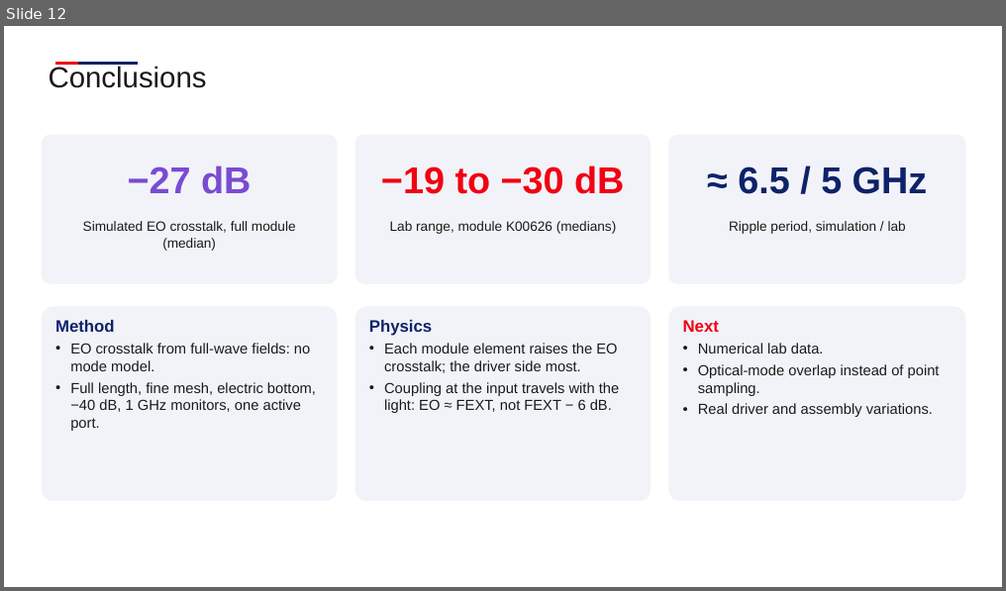
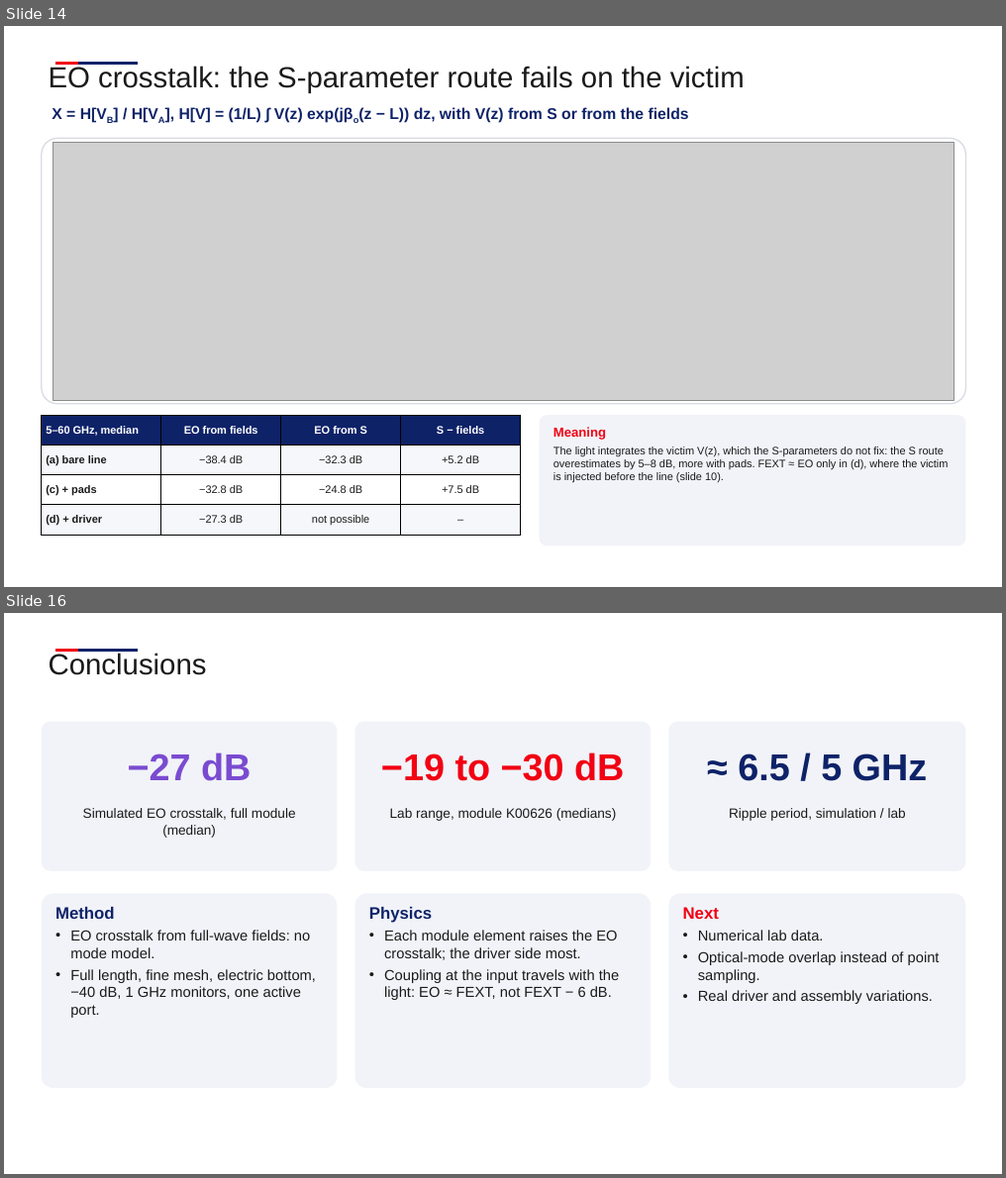
Before and after one commit to andreimuresian/claude, a slide deck: docs/cst/xtalk/Istanbul_EO_crosstalk.pptx. Shown one above the other, each under a label of ours: slide 12 before the commit, slides 14 and 16 after it; the slides between them are not shown. The pictures are 1006x591 and 1006x1178 pixels, drawn with LibreOffice and Linux fonts; fonts in the diff are those of the drawing; grey boxes stand for pictures; background and template pictures are left out. Boxes give left, top, right and bottom in pixels: in the first picture for what was removed or moved away, otherwise in the second. Text is boxed around its words. In the diff, an @@ line names an element or a change of style, - is before the commit and + after.

```diff
--- a/docs/cst/xtalk/Istanbul_EO_crosstalk.pptx
+++ b/docs/cst/xtalk/Istanbul_EO_crosstalk.pptx
@@ slide 14 added at (4,26,1002,587), background #FFFFFF; not listed: 2 template elements that a slide beside it also shows @@
@@ text added at (49,66,745,93), 28 pt, text #1A1A1A @@
+EO crosstalk: the S-parameter route fails on the victim
@@ text added at (52,107,689,123), 15 pt, text #0E2268, bold @@
+X = H[VB] / H[VA], H[V] = (1/L) ∫ V(z) exp(jβo(z − L)) dz, with V(z) from S or from the fields
@@ rounded rectangle added at (42,138,966,404), fill #FFFFFF, outline #D9DCE3 1.25 pt @@
@@ picture added at (54,142,954,400) @@
@@ table added at (42,415,521,535), 4 rows, 4 columns @@
+5–60 GHz, median | EO from fields | EO from S | S − fields
+(a) bare line | −38.4 dB | −32.3 dB | +5.2 dB
+(c) + pads | −32.8 dB | −24.8 dB | +7.5 dB
+(d) + driver | −27.3 dB | not possible | –
@@ rounded rectangle added at (540,415,966,547), fill #F1F3F8 @@
@@ text added at (553,427,948,483), 10.5 pt, text #1A1A1A @@
+Meaning
+The light integrates the victim V(z), which the S-parameters do not fix: the S route overestimates by 5–8 dB, more with pads. FEXT ≈ EO only in (d), where the victim is injected before the line (slide 10).
@@ what was slide 12 is now slide 16 @@
```
Also in this commit, not shown: 3 other slides added, 8 other files.
